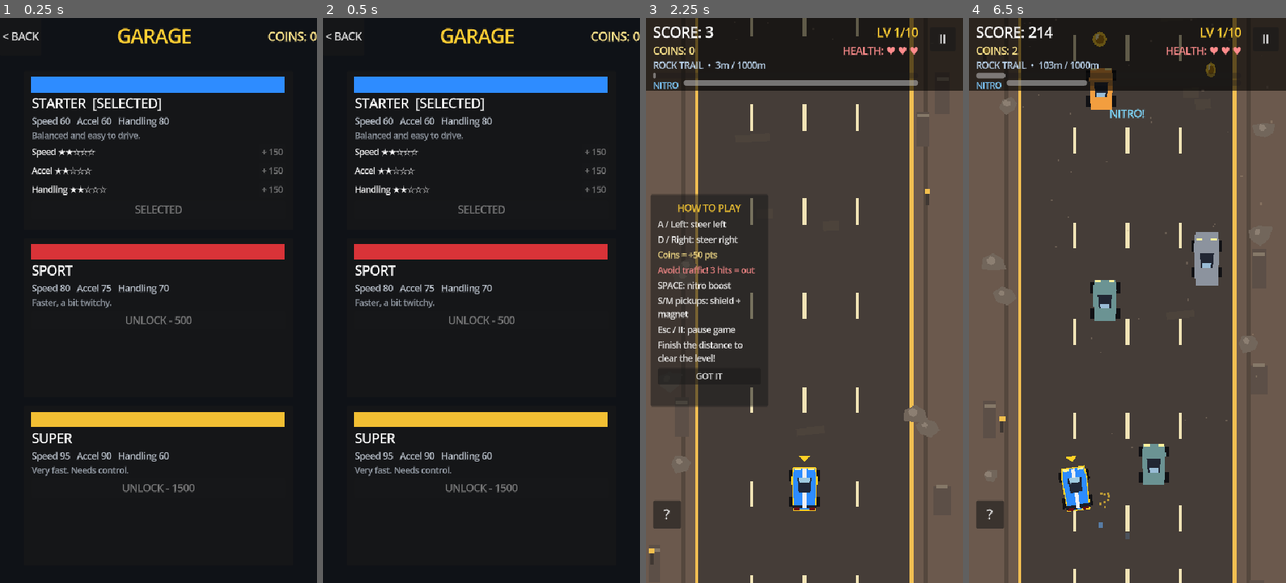
Above: before the commit, frames 1-4 (left to right).
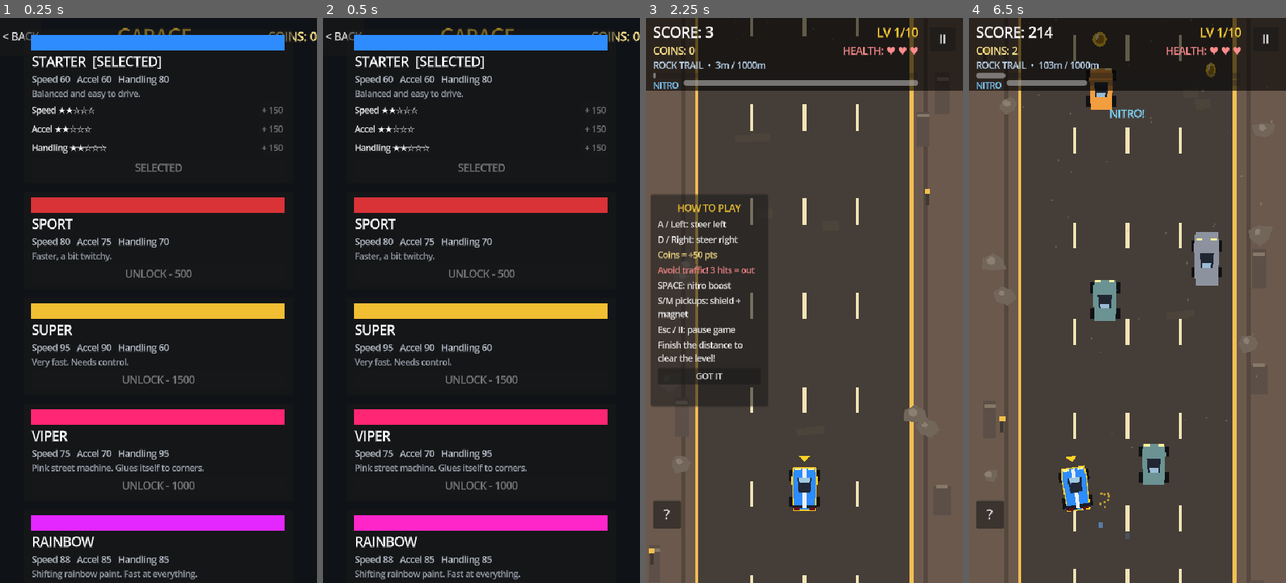
Above: after the commit, the same moments.

Repository: Prayush-Shrestha/2Dcarracing
Game: Godot game, scene res://scenes/garage/Garage.tscn
The game is run twice, just before and just after one commit, with the same random seed, the same clock (stepped at 60 frames per second) and the same inputs. This scene is started directly instead of the project's main scene.
Inputs (mouse positions are in pixels of both pictures, inside the frame that each line leads up to):
- Up to frame 1 (0.25 s): no input
- Up to frame 2 (0.5 s): no input
- Up to frame 3 (2.25 s): move the mouse to (874, 272) at 0.52 s; hold D (move_right) 0.53-1.25 s; hold Space (nitro) 0.53-1.25 s; click "< BACK" at 1.25 s; click "PLAY" at 2 s
- Up to frame 4 (6.5 s): click "GOT IT" at 2.75 s; move the mouse to (1064, 328) at 3.52 s; hold A (move_left) 3.53-4.28 s; tap Space (nitro) at 3.6, 5.1 s; move the mouse to (1159, 176) at 4.27 s; hold Space (nitro) 4.28-5.03 s; hold D (move_right) 4.28-5.78 s; move the mouse to (1111, 413) at 5.02 s; move the mouse to (1222, 385) at 5.77 s; hold A (move_left) from 5.78 s (still down); hold Space (nitro) from 5.78 s (still down)

The runs differ from the first frame. In frame 1, 23% of the frame differs, in the area x 7-93%, y 2-100%; in frame 2, 23%; in frame 3, less than 0.1%; in frame 4, less than 0.1%.

Commit message:
fix: Adjust enemy and player car sizes for consistency and improved gameplay dynamics

Diff:
--- a/scenes/garage/Garage.tscn
+++ b/scenes/garage/Garage.tscn
@@ -184,4 +184,88 @@
 theme_override_font_sizes/font_size = 17
 text = "UNLOCK"
 
+[node name="Card3" type="PanelContainer" parent="Cards"]
+layout_mode = 2
+size_flags_vertical = 3
+
+[node name="Margin" type="MarginContainer" parent="Cards/Card3"]
+layout_mode = 2
+theme_override_constants/margin_left = 14
+theme_override_constants/margin_top = 10
+theme_override_constants/margin_right = 14
+theme_override_constants/margin_bottom = 10
+
+[node name="Rows" type="VBoxContainer" parent="Cards/Card3/Margin"]
+layout_mode = 2
+theme_override_constants/separation = 4
+
+[node name="Preview" type="ColorRect" parent="Cards/Card3/Margin/Rows"]
+custom_minimum_size = Vector2(0, 26)
+layout_mode = 2
+color = Color(1, 0.15, 0.45, 1)
+
+[node name="NameLabel" type="Label" parent="Cards/Card3/Margin/Rows"]
+layout_mode = 2
+theme_override_font_sizes/font_size = 22
+text = "VIPER"
+
+[node name="StatLabel" type="Label" parent="Cards/Card3/Margin/Rows"]
+layout_mode = 2
+theme_override_colors/font_color = Color(0.75, 0.78, 0.82, 1)
+theme_override_font_sizes/font_size = 15
+text = "stats"
+
+[node name="DescLabel" type="Label" parent="Cards/Card3/Margin/Rows"]
+layout_mode = 2
+theme_override_colors/font_color = Color(0.6, 0.63, 0.67, 1)
+theme_override_font_sizes/font_size = 14
+text = "desc"
+
+[node name="ActionButton" type="Button" parent="Cards/Card3/Margin/Rows"]
+layout_mode = 2
+theme_override_font_sizes/font_size = 17
+text = "UNLOCK"
+
+[node name="Card4" type="PanelContainer" parent="Cards"]
+layout_mode = 2
+size_flags_vertical = 3
+
+[node name="Margin" type="MarginContainer" parent="Cards/Card4"]
+layout_mode = 2
+theme_override_constants/margin_left = 14
+theme_override_constants/margin_top = 10
+theme_override_constants/margin_right = 14
+theme_override_constants/margin_bottom = 10
+
+[node name="Rows" type="VBoxContainer" parent="Cards/Card4/Margin"]
+layout_mode = 2
+theme_override_constants/separation = 4
+
+[node name="Preview" type="ColorRect" parent="Cards/Card4/Margin/Rows"]
+custom_minimum_size = Vector2(0, 26)
+layout_mode = 2
+color = Color(1, 0.2, 0.2, 1)
+
+[node name="NameLabel" type="Label" parent="Cards/Card4/Margin/Rows"]
+layout_mode = 2
+theme_override_font_sizes/font_size = 22
+text = "RAINBOW"
+
+[node name="StatLabel" type="Label" parent="Cards/Card4/Margin/Rows"]
+layout_mode = 2
+theme_override_colors/font_color = Color(0.75, 0.78, 0.82, 1)
+theme_override_font_sizes/font_size = 15
+text = "stats"
+
+[node name="DescLabel" type="Label" parent="Cards/Card4/Margin/Rows"]
+layout_mode = 2
+theme_override_colors/font_color = Color(0.6, 0.63, 0.67, 1)
+theme_override_font_sizes/font_size = 14
+text = "desc"
+
+[node name="ActionButton" type="Button" parent="Cards/Card4/Margin/Rows"]
+layout_mode = 2
+theme_override_font_sizes/font_size = 17
+text = "UNLOCK"
+
 [node name="ClickPlayer" type="AudioStreamPlayer" parent="."]
--- a/scripts/core/save_manager.gd
+++ b/scripts/core/save_manager.gd
@@ -75,7 +75,7 @@
 			if not data["unlocked_levels"].has(lv):
 				data["unlocked_levels"].append(lv)
 	# Sanitize.
-	data["selected_car"] = clampi(int(data["selected_car"]), 0, 2)
+	data["selected_car"] = clampi(int(data["selected_car"]), 0, CarUpgrade.car_count() - 1)
 	data["selected_track"] = clampi(int(data["selected_track"]), 0, ThemeManager.COUNT - 1)
 	data["current_level"] = clampi(int(data["current_level"]), 1, 10)
 	if (data["unlocked_levels"] as Array).is_empty():
--- a/scripts/garage/car_upgrade.gd
+++ b/scripts/garage/car_upgrade.gd
@@ -15,6 +15,12 @@
 	{"name": "SUPER", "cost": 1500, "speed": 95.0, "accel": 90.0,
 		"handling": 60.0, "color": Color(0.95, 0.75, 0.2),
 		"desc": "Very fast. Needs control."},
+	{"name": "VIPER", "cost": 1000, "speed": 75.0, "accel": 70.0,
+		"handling": 95.0, "color": Color(1.0, 0.15, 0.45),
+		"desc": "Pink street machine. Glues itself to corners."},
+	{"name": "RAINBOW", "cost": 2500, "speed": 88.0, "accel": 85.0,
+		"handling": 85.0, "color": Color(1.0, 0.2, 0.2), "rainbow": true,
+		"desc": "Shifting rainbow paint. Fast at everything."},
 ]
 
 # Cost per upgrade step (level 0->1, 1->2, 2->3).
@@ -65,6 +71,7 @@
 		"accel": float(base["accel"]) + float(upgrades.get("accel", 0)) * STAT_GAIN,
 		"handling": float(base["handling"]) + float(upgrades.get("handling", 0)) * STAT_GAIN,
 		"color": base["color"],
+		"rainbow": bool(base.get("rainbow", false)),
 		"name": base["name"],
 	}
 
--- a/scripts/garage/garage.gd
+++ b/scripts/garage/garage.gd
@@ -9,13 +9,15 @@
 @onready var card0: PanelContainer = $Cards/Card0
 @onready var card1: PanelContainer = $Cards/Card1
 @onready var card2: PanelContainer = $Cards/Card2
+@onready var card3: PanelContainer = $Cards/Card3
+@onready var card4: PanelContainer = $Cards/Card4
 @onready var click_player: AudioStreamPlayer = $ClickPlayer
 
 var _cards: Array = []
 
 
 func _ready() -> void:
-	_cards = [card0, card1, card2]
+	_cards = [card0, card1, card2, card3, card4]
 	_save = SaveManager.load_data()
 	back_button.pressed.connect(_on_back)
 	for i in range(_cards.size()):
@@ -25,6 +27,14 @@
 		_ensure_upgrade_rows(i)
 	_refresh()
 	_fade_in()
+
+
+func _process(_delta: float) -> void:
+	# Animate rainbow paint on previews so the card shows the real effect.
+	for i in range(_cards.size()):
+		if bool(CarUpgrade.base_car(i).get("rainbow", false)):
+			var preview: ColorRect = _cards[i].get_node("Margin/Rows/Preview")
+			preview.color = Color.from_hsv(fposmod(Time.get_ticks_msec() / 4000.0, 1.0), 0.85, 1.0)
 
 
 func _ensure_upgrade_rows(idx: int) -> void:
--- a/scripts/player/player_car.gd
+++ b/scripts/player/player_car.gd
@@ -25,6 +25,7 @@
 
 var _vel_x: float = 0.0
 var _invuln: bool = false
+var _rainbow: bool = false
 var _invuln_left: float = 0.0
 var _blink_t: float = 0.0
 var _dead: bool = false
@@ -67,6 +68,7 @@
 	_update_invuln(delta)
 	_update_magnet(delta)
 	_update_marker_bob(delta)
+	_update_rainbow()
 	_check_sustained_contact()
 
 
@@ -91,9 +93,7 @@
 	var hnd := float(car.get("handling", 70))
 	lateral_speed = 300.0 + spd * 2.4
 	handling = 5.0 + hnd * 0.07
-	var col: Color = car.get("color", Color(0.18, 0.55, 1.0))
-	if body:
-		body.color = col
+	_apply_paint(car)
 
 
 func take_damage() -> bool:
@@ -289,5 +289,19 @@
 	var selected := int(data.get("selected_car", 0))
 	var upgrades: Dictionary = CarUpgrade.upgrades_for(data, selected)
 	var stats := CarUpgrade.effective_stats(selected, upgrades)
+	_apply_paint(stats)
+
+
+## Static body color, or animated rainbow paint when the car has it.
+func _apply_paint(car: Dictionary) -> void:
+	_rainbow = bool(car.get("rainbow", false))
+	if _rainbow:
+		return
 	if body:
-		body.color = stats.get("color", Color(0.18, 0.55, 1.0))
+		body.color = car.get("color", Color(0.18, 0.55, 1.0))
+
+
+func _update_rainbow() -> void:
+	if not _rainbow or body == null:
+		return
+	body.color = Color.from_hsv(fposmod(Time.get_ticks_msec() / 4000.0, 1.0), 0.85, 1.0)
Not shown, changed: docs/gameplay.md
Not shown, changed: docs/save-system.md
Not shown, changed: tools/python/save_data_checker.py
